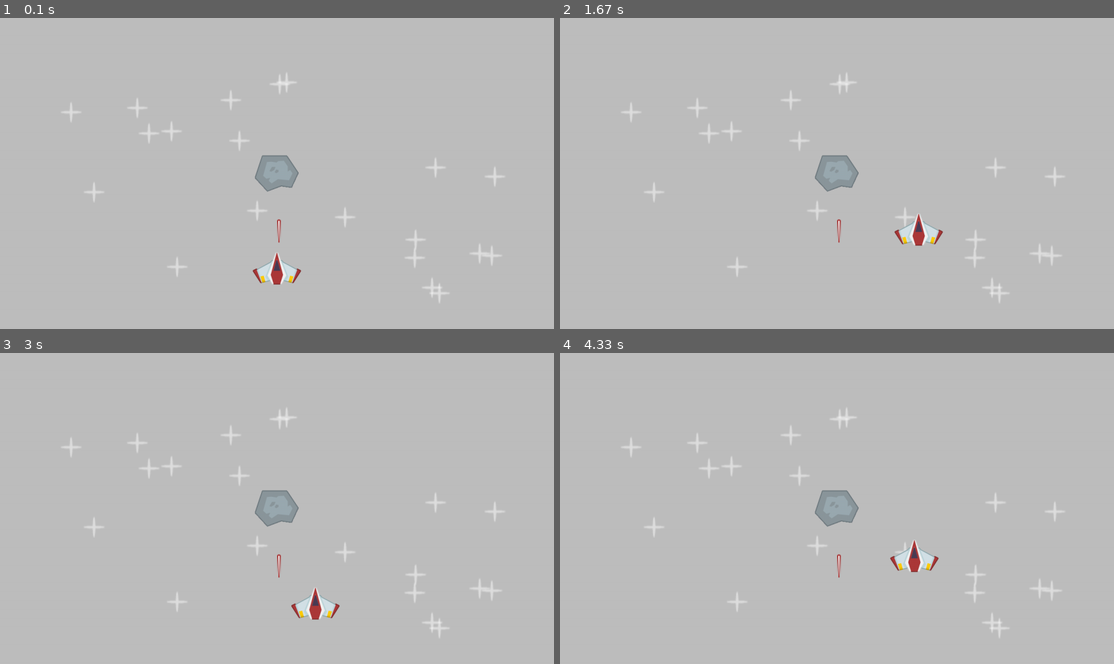
Above: before the commit, frames 1-4 (two rows, left to right).
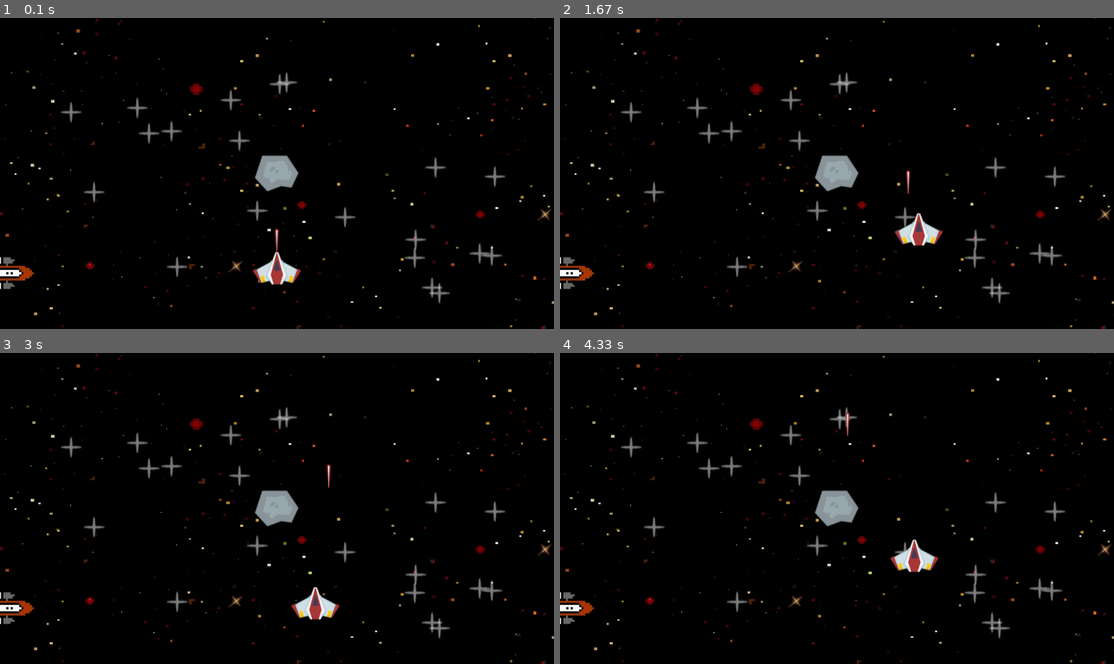
Above: after the commit, the same moments.

Repository: DeepakSkandh/pygame_games
Game: pygame game, started from main.py
Same seed, same stepped clock (60 frames per second), same inputs: the game is played once before the commit and once after it.
Inputs (mouse positions are in pixels of both pictures, inside the frame that each line leads up to):
- Up to frame 1 (0.1 s): no input
- Up to frame 2 (1.67 s): tap Space at 0.33, 0.73, 1.03, 1.23, 1.57 s; hold Right 0.67-1.13 s; move the mouse to (1014, 164) at 0.7 s; hold Up 1.17-1.47 s; move the mouse to (704, 176) at 1.2 s; hold Right from 1.5 s (still down); move the mouse to (665, 126) at 1.53 s
- Up to frame 3 (3 s): tap Space at 1.87, 2.07, 2.37, 2.63, 2.97 s; release Right at 1.97 s; hold Left 2-2.53 s; move the mouse to (360, 399) at 2.03 s; hold Down 2.57-2.87 s; move the mouse to (343, 536) at 2.6 s; hold Left from 2.9 s (still down); move the mouse to (132, 393) at 2.93 s
- Up to frame 4 (4.33 s): tap Space at 3.27, 3.4, 3.8, 4.1 s; release Left at 3.3 s; hold Up 3.33-3.7 s; move the mouse to (848, 402) at 3.37 s; hold Right from 3.73 s (still down); move the mouse to (704, 446) at 3.77 s

The runs differ from the first frame. In frame 1, 99% of the frame differs, in the area x 0-100%, y 0-100%; in frame 2, 99%; in frame 3, 99%; in frame 4, 99%.

Commit message:
reworked on movements

Diff:
--- a/main.py
+++ b/main.py
@@ -5,6 +5,9 @@
 window_width,window_height = 1280,720
 display_surface = pygame.display.set_mode((window_width,window_height))
 pygame.display.set_caption("New Game")
+
+background = pygame.image.load("images/background.jpeg").convert()
+background = pygame.transform.scale(background, (window_width, window_height))
 
 player_surf = pygame.image.load("images\player.png").convert_alpha()
 player_rect = player_surf.get_frect(center = (window_width/2,(window_height-140)))
@@ -16,12 +19,15 @@
 metor_rect = metor_surf.get_frect(center = (window_width/2,window_height/2))
 
 laser_surf = pygame.image.load("images\laser.png").convert_alpha()
-laser_rect = laser_surf.get_frect(bottomleft=(window_width//2,window_height-200))
-x = 0
-y = 0
+laser_rect = laser_surf.get_frect(midbottom = player_rect.midtop)
+x,y = 0,0
 player_direction = pygame.math.Vector2(x,y)
 player_speed = 300
 
+x1,y1 = 0,0
+laser_direction = pygame.math.Vector2(x1,y1)
+laser_speed = 450
+laser_activate = False
 running = True
 clock = pygame.time.Clock()
 while running:
@@ -49,12 +55,25 @@
     player_direction = player_direction.normalize() if player_direction else player_direction
 
     player_rect.center += player_direction * player_speed * dt
+    if not laser_activate:
+        laser_rect.midbottom = player_rect.midtop
+
+
+    laser_keys = pygame.key.get_pressed()
+    if laser_keys[pygame.K_SPACE]:
+        laser_activate = True
+        laser_direction.y = -1
+    if laser_activate:
+        laser_rect.center += laser_direction * laser_speed * dt
+    if laser_rect.bottom < 0:
+        laser_activate = False
 
 
     display_surface.fill("gray")
+    display_surface.blit(background, (0, 0))
     for position in star_coordinates:
         display_surface.blit(star_surf,position)
-        display_surface.blit(metor_surf,metor_rect)
+    display_surface.blit(metor_surf,metor_rect)
     display_surface.blit(player_surf,player_rect)
     display_surface.blit(laser_surf,laser_rect)
 
Binary file added: images/background.jpeg
